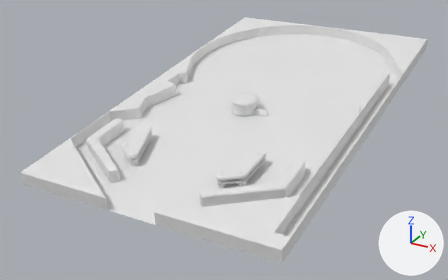
What one commit did to the Blender file data/pinball.blend.
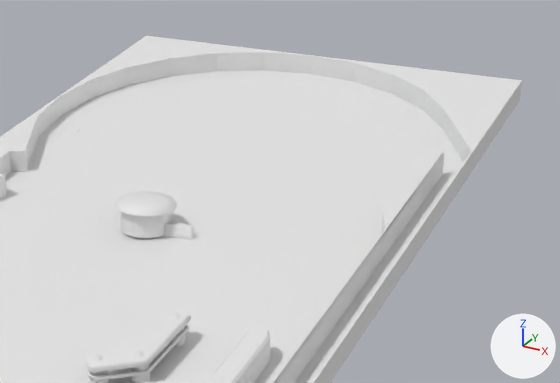
Each version appears first whole from a camera (50 mm lens) standing at (0.653, -1.294, 0.556) and looking at (-0.038, -0.037, -0.072), and next in a close-up on the part from 39% to 100% of the width and 0% to 66% of the height. Lighting does not change. The marker at lower right points along +X, +Y and +Z. The same objects are shown in both versions, whatever each file hides. Materials are left out; every surface is plain grey.

Objects in the first close-up: 'Plane.023', 'bumper', 'flip', 'right_damper'.
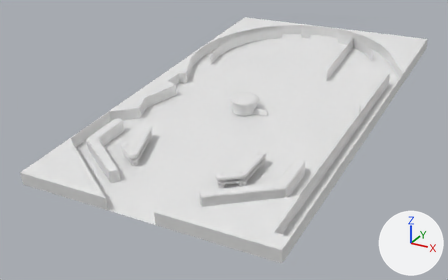
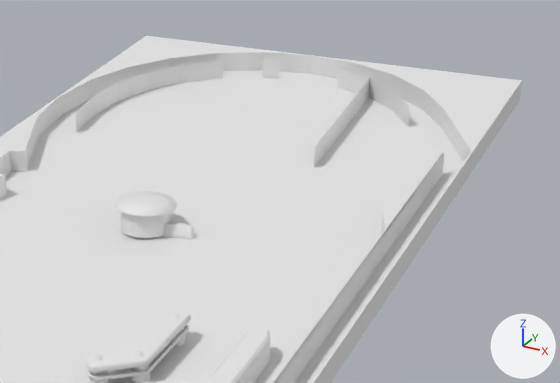
Changed parts and their boxes (x1, y1, x2, y2) in the close-ups (560 x 383 px):
```json
{"object": "Circle.033", "change": "turned", "after": [75, 59, 409, 167], "on screen": "not visible before"}
```

The change, as JSON lines over the scene's bpy script:
```json
{"op": "set", "path": "ob_circle_033.rotation_euler", "old": "(0.0, 0.0, 0.0)", "new": "(0.122, 0.0, 0.0)", "note": "degrees (0, 0, 0) -> degrees (7, 0, 0)"}
```
